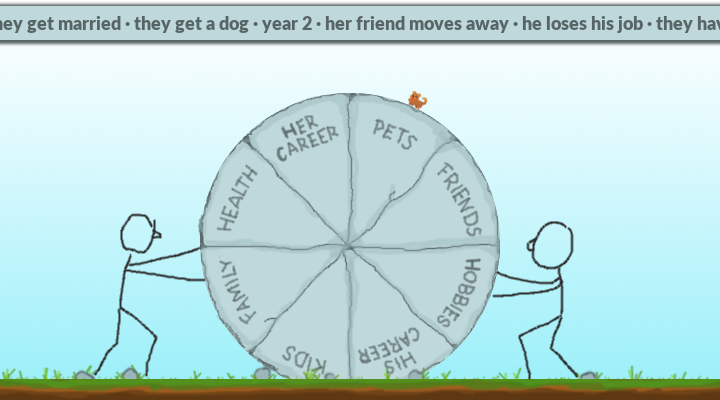
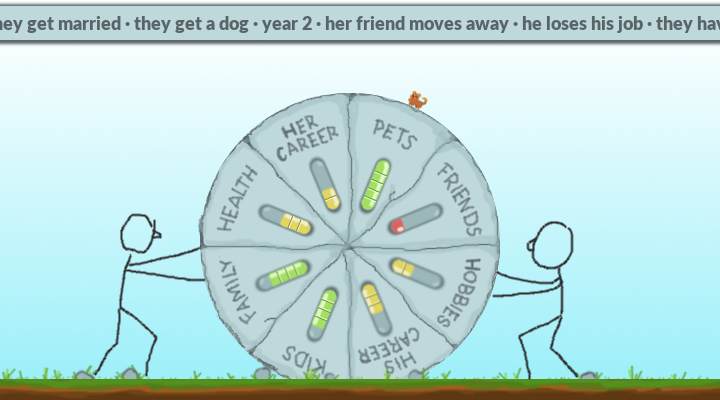
Before/after of a w=720, h=400 layered artwork. What changed in the layer stack:
added layer "MeterSample2 copy" above "MeterSample2" over [386,255,447,292]
added layer "MeterSample2" above "MeterSample1" over [308,155,344,215]
added layer "MeterSample1" above "MeterSample3 copy" over [385,201,445,237]
added layer "MeterSample3 copy" above "MeterSample3" over [358,278,395,339]
added layer "MeterSample3" above "MeterSample5" over [256,202,316,238]
added layer "MeterSample5" above "MeterSample4 copy" over [357,156,393,216]
added layer "MeterSample4 copy" above "MeterSample4" over [253,257,314,294]
added layer "MeterSample4" above "Meter_5" over [305,284,341,344]
